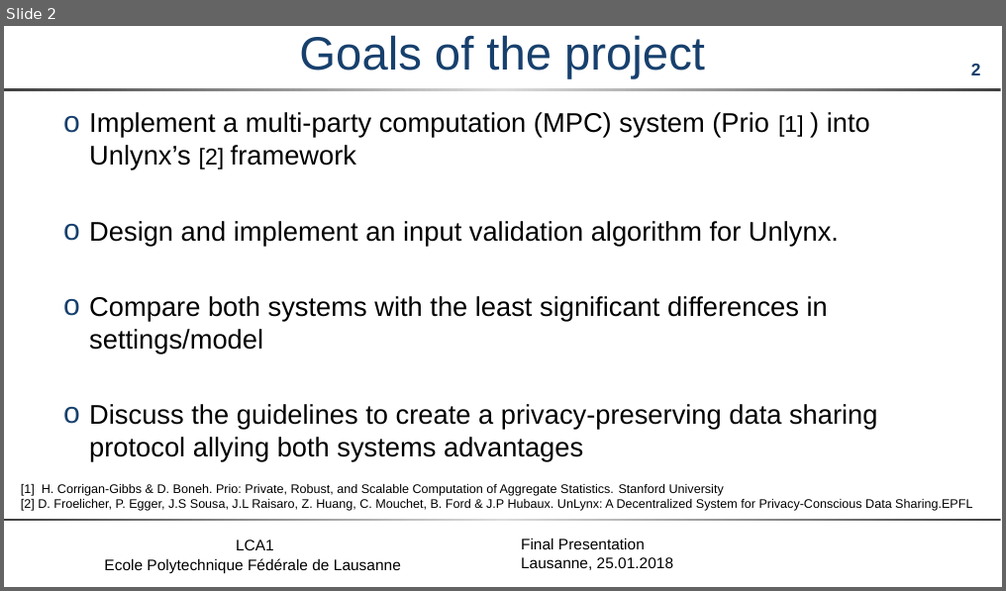
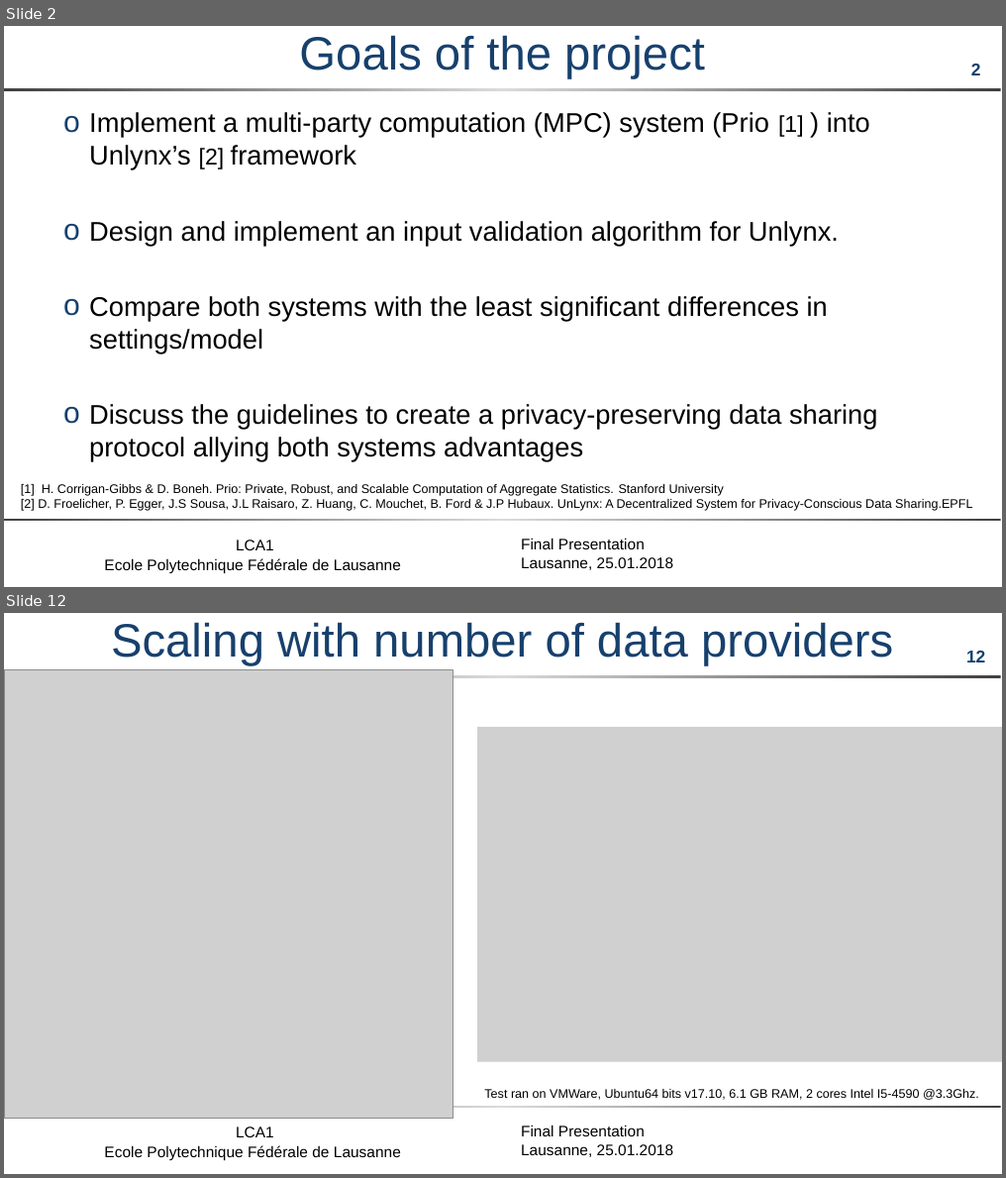
Before and after one commit to maxpr/MasterProjectDocuments, a slide deck: doc/FinalPresentation.pptx. Shown one above the other, each under a label of ours: slide 2 before the commit, slides 2 and 12 after it; the slides between them are not shown. The pictures are 1006x591 and 1006x1178 pixels, drawn with LibreOffice and Linux fonts; fonts in the diff are those of the drawing; grey boxes stand for pictures; background and template pictures are left out. Boxes give left, top, right and bottom in pixels: in the first picture for what was removed or moved away, otherwise in the second. Text is boxed around its words. In the diff, an @@ line names an element or a change of style, - is before the commit and + after.

```diff
--- a/doc/FinalPresentation.pptx
+++ b/doc/FinalPresentation.pptx
@@ slide 12 added at (4, 613, 1002, 1174), background #FFFFFF; not listed: 5 template elements that a slide beside it also shows @@
@@ title added at (111, 622, 893, 666), 45 pt, text #17406D @@
+Scaling with number of data providers
@@ picture added at (4, 669, 452, 1118) @@
@@ picture added at (477, 727, 1002, 1062) @@
@@ text added at (484, 1089, 979, 1100), 12 pt, text #000000 @@
+Test ran on VMWare, Ubuntu64 bits v17.10, 6.1 GB RAM, 2 cores Intel I5-4590 @3.3Ghz.
```
Also in this commit, not shown: 2 slides changed, 16 other slides added, 1 slide removed, 3 other files.
